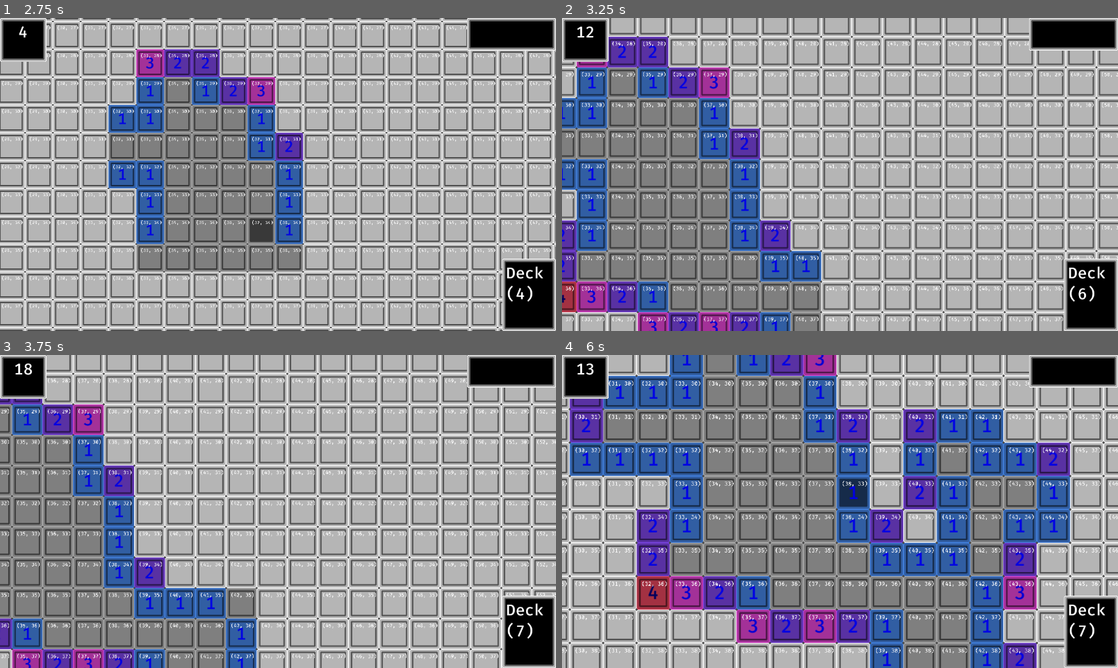
Above: before the commit, frames 1-4 (two rows, left to right).
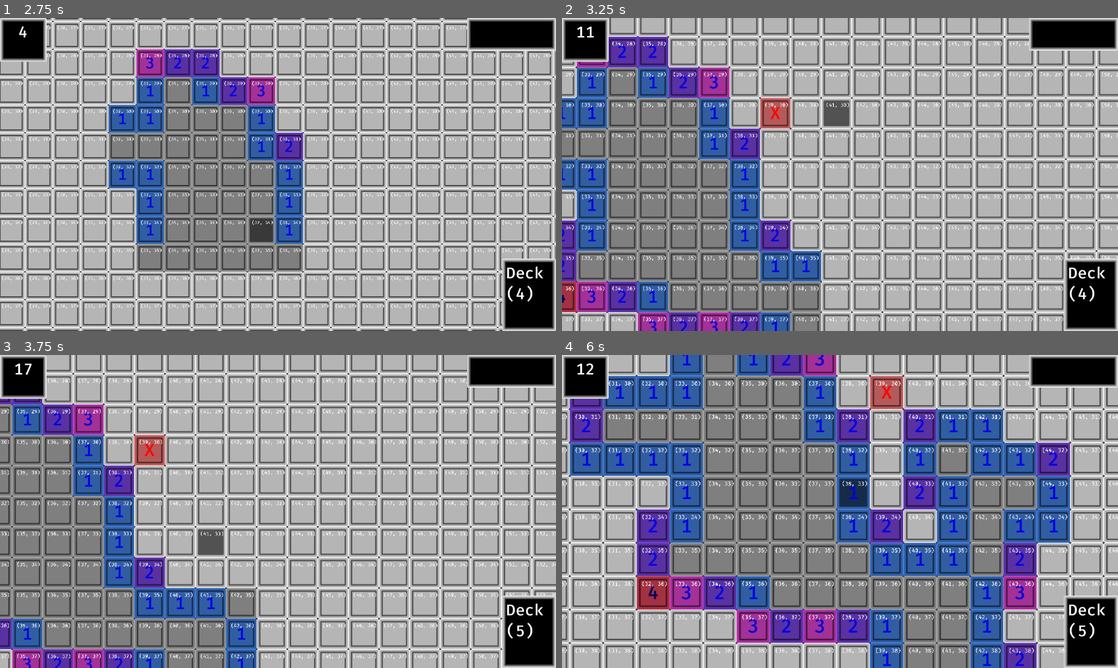
Above: after the commit, the same moments.

Repository: bjornarprytz/mine-sweeter
Game: Godot game, scene res://main.tscn
Same seed, same stepped clock (60 frames per second), same inputs: the game is played once before the commit and once after it.
Inputs (mouse positions are in pixels of both pictures, inside the frame that each line leads up to):
- Up to frame 1 (2.75 s): click (27, 36) at 0.52 s; tap Enter at 1.25 s; move the mouse to (400, 158) at 1.27 s; hold D (move_right) 1.28-2 s; hold Middle mouse button (drag) 1.28-2 s; click (400, 158) at 1.42 s; drag from (166, 190) to (250, 237) at 2.02 s
- Up to frame 2 (3.25 s): move the mouse to (895, 105) at 2.77 s; hold D (move_right) from 2.78 s (still down); hold Mouse wheel up (zoom_in) from 2.78 s (still down); click (895, 105) at 2.92 s
- Up to frame 3 (3.75 s): release D (move_right) at 3.5 s; release Mouse wheel up (zoom_in) at 3.5 s; drag from (250, 574) to (111, 464) at 3.52 s
- Up to frame 4 (6 s): move the mouse to (1006, 558) at 4.27 s; hold A (move_left) 4.28-5 s; hold Middle mouse button (drag) 4.28-5 s; click (1006, 558) at 4.42 s; drag from (673, 464) to (756, 433) at 5.02 s; tap Space at 5.75 s; move the mouse to (867, 511) at 5.77 s; hold S (move_down) from 5.78 s (still down); hold Mouse wheel up (zoom_in) from 5.78 s (still down); click (867, 511) at 5.92 s

Frame 1 is identical in both runs. In frame 2, 0.9% of the frame differs, in the area x 4-95%, y 2-90%; in frame 3, 0.9%; in frame 4, 0.7%.

Commit message:
debuggin wip

Diff:
--- a/src/cell.gd
+++ b/src/cell.gd
@@ -217,19 +217,21 @@
 	var n_scored_neighbour_flags = 0
 	var n_neigbour_mines = 0
 	var n_neigbour_hidden = 0
-	for neighbor in neighbors:
-		if neighbor.is_flagged:
-			if !neighbor.is_scored:
+	for n in neighbors:
+		match [n.state, n.hint, n.type]:
+			[State.FLAGGED, Hint.SCORED, _]:
+				n_scored_neighbour_flags += 1
+			[State.FLAGGED, _, _]:
 				n_unscored_neigbour_flags += 1
-			else:
-				n_scored_neighbour_flags += 1
-		elif neighbor.is_revealed and neighbor.is_mine:
-			n_neigbour_mines += 1
-		elif neighbor.is_hidden:
-			n_neigbour_hidden += 1
+			[State.REVEALED, _, Type.MINE]:
+				n_neigbour_mines += 1
+			[State.HIDDEN, _, _]:
+				n_neigbour_hidden += 1
 
 	var mines_match_number = (n_unscored_neigbour_flags + n_neigbour_mines + n_scored_neighbour_flags == number)
-	var has_unscored_flags = (n_unscored_neigbour_flags - n_scored_neighbour_flags > 0)
+	var has_unscored_flags = (n_unscored_neigbour_flags > 0)
+
+	var prev_hint = hint
 
 	if n_neigbour_hidden == 0 and has_unscored_flags and mines_match_number:
 		hint = Hint.SCORABLE
@@ -237,6 +239,9 @@
 		hint = Hint.SOLVABLE
 	else:
 		hint = Hint.NONE
+
+	if prev_hint != hint:
+		print("Updating hint for %s -> %s, [s:%s, u:%s, m:%s, h:%s]" % [coordinates, str(Hint.keys()[hint]), n_scored_neighbour_flags, n_unscored_neigbour_flags, n_neigbour_mines, n_neigbour_hidden])
 
 func _set_ready_to_solve(yes: bool):
 	if !yes:
@@ -311,6 +316,7 @@
 		if is_scored:
 			return
 		if event.button_index == MOUSE_BUTTON_LEFT:
+			print("-click- %s" % coordinates)
 			match state:
 				State.FLAGGED:
 					_denied()
--- a/src/cell.tscn
+++ b/src/cell.tscn
@@ -72,6 +72,7 @@
 offset_right = 608.0
 offset_bottom = 206.0
 scale = Vector2(0.08, 0.08)
+mouse_filter = 2
 theme_override_font_sizes/normal_font_size = 128
 bbcode_enabled = true
 text = "(11,23)"
